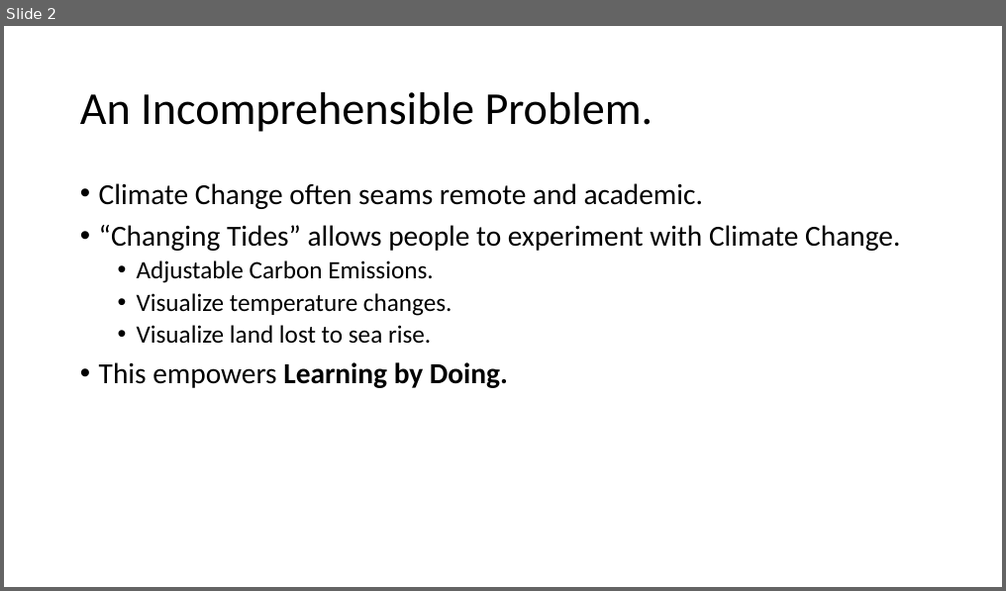
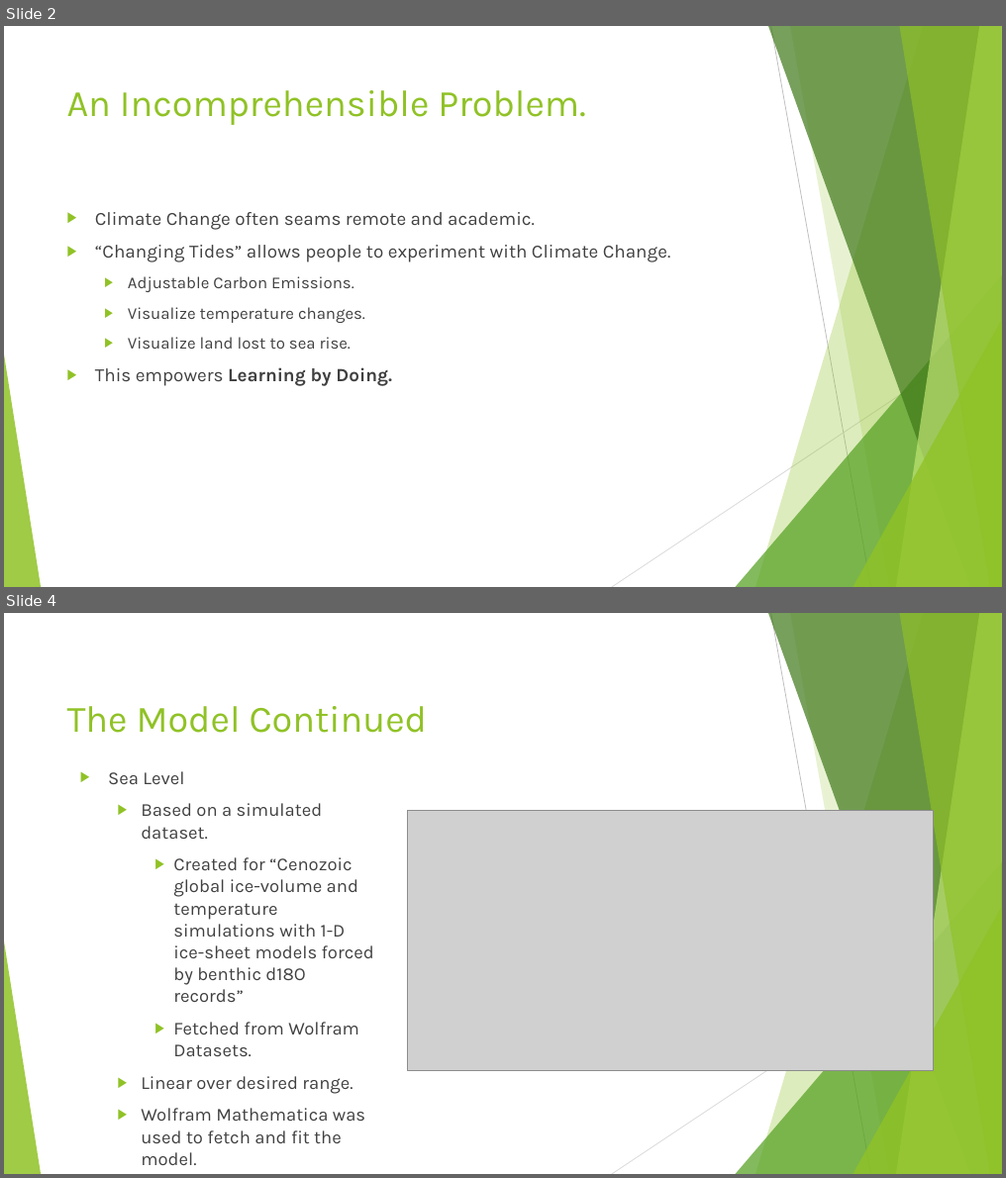
Before and after one commit to 24hOrBust/RisingTide, a slide deck: Changing Tides.pptx. Shown one above the other, each under a label of ours: slide 2 before the commit, slides 2 and 4 after it; the slides between them are not shown. The pictures are 1006x591 and 1006x1178 pixels, drawn with LibreOffice and Linux fonts; fonts in the diff are those of the drawing; grey boxes stand for pictures. Boxes give left, top, right and bottom in pixels: in the first picture for what was removed or moved away, otherwise in the second. Text is boxed around its words. In the diff, an @@ line names an element or a change of style, - is before the commit and + after.

```diff
--- a/Changing Tides.pptx
+++ b/Changing Tides.pptx
@@ slide 4 added at (4,613,1002,1174), background #FFFFFF; not listed: 10 template elements that a slide beside it also shows @@
@@ title added at (67,706,428,733), 36 pt, text #90C226 @@
+The Model Continued
@@ text added at (108,771,374,1165), 17.6 pt, text #404040 @@
+▶ Sea Level
+  ▶ Based on a simulated dataset.
+    ▶ Created for “Cenozoic global ice-volume and temperature simulations with 1-D ice-sheet models forced by benthic d18O records”
+    ▶ Fetched from Wolfram Datasets.
+  ▶ Linear over desired range.
+  ▶ Wolfram Mathematica was used to fetch and fit the model.
@@ picture added at (408,811,933,1070) @@
@@ slide 2 changed as well @@
@@ title "An Incomprehensible Problem.": place and size @@
-title "An Incomprehensible Problem." at (80,92,653,132)
+title "An Incomprehensible Problem." at (67,90,586,125)
@@ title "An Incomprehensible Problem." at (67,90,586,125): size 44 to 36 pt, font Calibri to Karla, text colour #000000 to #90C226; line spacing 0.9 to 1; vertical alignment middle to top @@
@@ text "Climate Change often seams remote ...": place and size @@
-text "Climate Change often seams remote ..." at (99,183,900,388)
+text "Climate Change often seams remote ..." at (95,212,671,386)
@@ text "Climate Change often seams remote ..." at (95,212,671,386): size 28 to 18 pt in "Climate Change often seams remote and academic.", "“Changing Tides” allows people to experiment with ...", "This empowers Learning by Doing."; font Calibri to Karla, text colour #000000 to #404040; size 24 to 16 pt in "Adjustable Carbon Emissions.", "Visualize temperature changes.", "Visualize land lost to sea rise."; bullet • to ▶; line spacing 0.9 to 1; more space between paragraphs @@
@@ group added at (4,26,1002,587): 5 freeform shapes, 3 triangles, 2 lines @@
```
Also in this commit, not shown: 2 other slides changed, 4 other slides added, 3 other files.
